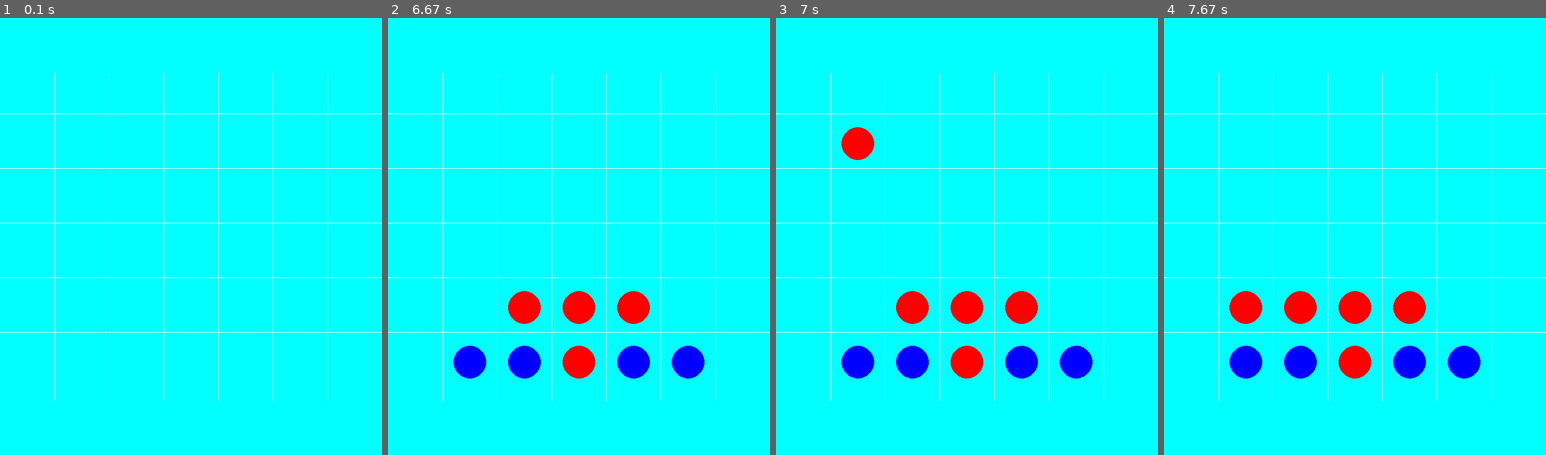
Above: before the commit, frames 1-4 (left to right).
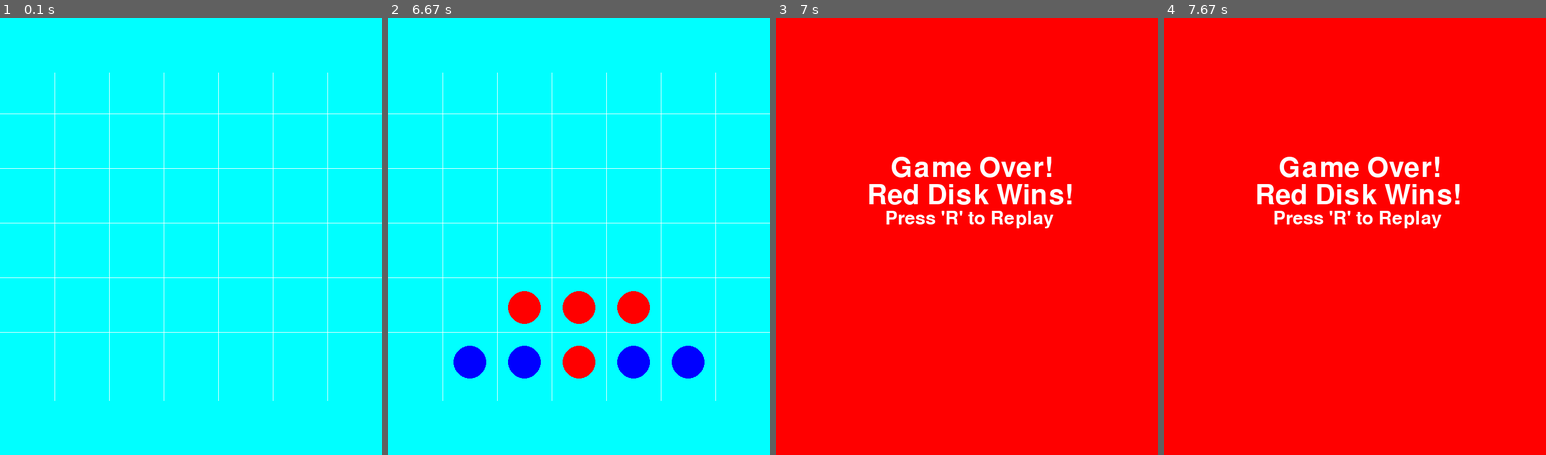
Above: after the commit, the same moments.

Repository: daniil-oliynyk/CSC290-Project
Game: pygame game, started from Main.py
Same seed, same stepped clock (60 frames per second), same inputs: the game is played once before the commit and once after it.
Inputs (mouse positions are in pixels of both pictures, inside the frame that each line leads up to):
- Up to frame 1 (0.1 s): no input
- Up to frame 2 (6.67 s): click (579, 236) at 0.4 s; click (636, 83) at 1.23 s; click (559, 350) at 1.9 s; click (525, 144) at 2.73 s; click (659, 157) at 3.63 s; click (666, 131) at 4.3 s; click (521, 363) at 5.07 s; click (460, 262) at 5.8 s
- Up to frame 3 (7 s): click (879, 385) at 6.8 s
- Up to frame 4 (7.67 s): no input

Frames 1-2 are identical in both runs. In frame 3, 97% of the frame differs, in the area x 0-100%, y 0-100%; in frame 4, 97%.

Commit message:
Added 2 custom end game screens with replay option

Diff:
--- a/Controller.py
+++ b/Controller.py
@@ -5,6 +5,27 @@
     def __init__(self, pygame) -> None:
         self.pygame = pygame
 
+
+
+    def go_replay_handler(self):
+        """
+        return true iff the user has pressed the R key
+        """
+        for event in self.pygame.event.get():
+            if event.type == pygame.KEYDOWN:
+                if event.key == pygame.K_r:
+                    return True
+        return False
+
+    def go_quit_handler(self):
+        """
+        return true iff the user has pressed the Q key
+        """
+        for event in self.pygame.event.get():
+            if event.type == pygame.KEYDOWN:
+                if event.key == pygame.K_q:
+                    return True
+        return False
 
     def check_quit(self):
         """
--- a/Main.py
+++ b/Main.py
@@ -8,16 +8,43 @@
 controller = Controller(pygame)
 view = View(win, pygame)
 model = Model(win, view, controller)
+pygame.display.set_caption('Line Up 4!')
 
-while controller.check_quit(): #loop iterates as long as user has not quit
+game_loop = True
+game_over = False
+#show_go_screen = False
+
+
+while game_loop: #loop iterates as long as user has not quit
     pygame.time.delay(50)
 
-    if(model.curr_disk == None):
+    if(controller.check_quit() is False):
+
+        game_loop = False
+
+
+    if(model.curr_disk == None ):
         disk_pos_x = controller.check_click() #receive position of mouse click
         if (disk_pos_x != None):
-            model.add_disk(disk_pos_x) #add the new disk
+            game_over = model.add_disk(disk_pos_x) #add the new disk
+
     model.change_colour() #changes the colour for the next disk
 
-    model.update_view() #model sends new data to the view
+    model.update_view(game_over) #model sends new data to the view
+
+    if(game_over is True):
+        if(controller.go_replay_handler() is True): #checking if R key is pressed to restart game
+            model.restart_model()
+            game_over = False
+            model.update_view(game_over)
+            #resets model and updates the view
+        if(controller.go_quit_handler() is True): #checking if Q key is pressed to quit
+            pygame.quit()
+
+#while show_go_screen:
+ #   model.set_game_over()
+  #  if(controller.check_quit() is False):
+   #     show_go_screen = False
+
 
 pygame.quit()
--- a/Model.py
+++ b/Model.py
@@ -25,11 +25,32 @@
                            [None, None, None, None, None, None],[None, None, None, None, None, None],\
                            [None, None, None, None, None, None]]
 
-    def update_view(self) -> None:
+
+
+
+
+    def restart_model(self) -> None:
+        """
+        Restarts the model to the default
+        """
+        print("restarting model")
+        self.curr_disk = None
+        self.curr_colour = red
+        self.game_board = [[None, None, None, None, None, None],[None, None, None, None, None, None],\
+                           [None, None, None, None, None, None],[None, None, None, None, None, None],\
+                           [None, None, None, None, None, None],[None, None, None, None, None, None],\
+                           [None, None, None, None, None, None]]
+
+
+    def update_view(self,game_over) -> None:
         """
         Send the game view the game board to display.
         """
-        self.game_view.display(self.game_board)
+        self.game_view.display(self.game_board,game_over,self.curr_colour)
+
+    def get_colour(self):
+        return self.curr_colour
+
 
     def change_colour(self) -> None:
         """
@@ -43,7 +64,7 @@
                 self.curr_colour = red
             self.curr_disk = None
 
-    def add_disk(self, disk_pos_x) -> None:
+    def add_disk(self, disk_pos_x) -> bool:
         """
         Add new disk to the game board using the position of the mouse click.
         Then check if that new disk has won the game.
@@ -56,4 +77,6 @@
             self.game_board[col][row] = self.curr_disk #insert disk in the proper location on the board
             self.curr_disk.set_up_disk(self.game_board) #connect the disk to all surrounding disks on the board
             if (self.curr_disk.check_win()): #check if the disk has won the game
-                print("Win!!!")
+                return True
+            return False
+        return False
--- a/View.py
+++ b/View.py
@@ -1,35 +1,68 @@
 import pygame
 
 class View:
+
+
+
 
     def __init__(self, win, pygame) -> None:
         self.pygame = pygame
         self.win = win
 
-    def display(self, game_board) -> None:
+
+
+    def display(self, game_board,game_over, colour) -> None:
         """
         Display all the game board data on the pygame view.
         """
-        #background is a light blue
-        self.win.fill((0,255,255))
-        #vertical lines
-        self.pygame.draw.line(self.win,(255,255,255), (100,100),(100,700))
-        self.pygame.draw.line(self.win,(255,255,255), (200,100),(200,700))
-        self.pygame.draw.line(self.win,(255,255,255), (300,100),(300,700))
-        self.pygame.draw.line(self.win,(255,255,255), (400,100),(400,700))
-        self.pygame.draw.line(self.win,(255,255,255), (500,100),(500,700))
-        self.pygame.draw.line(self.win,(255,255,255), (600,100),(600,700))
-        #horizontal lines
-        self.pygame.draw.line(self.win,(255,255,255), (0,175), (700,175))
-        self.pygame.draw.line(self.win,(255,255,255), (0,275), (700,275))
-        self.pygame.draw.line(self.win,(255,255,255), (0,375), (700,375))
-        self.pygame.draw.line(self.win,(255,255,255), (0,475), (700,475))
-        self.pygame.draw.line(self.win,(255,255,255), (0,575), (700,575))
 
-        #Draw all the disks from the board on the pygame view
-        for col in game_board:
-            for disk in col:
-                if disk != None:
-                    disk.draw()
+
+        if(game_over is True): #displays an end game screen when one of the playes has won
+            if (colour == (255,0,0)): #if red disk wins
+                self.win.fill((255,0,0))
+                font = pygame.font.SysFont("Comic Sans",75) #font used for Game Over and Red Disk Wins
+                game_over_text = font.render("Game Over!",1,(255,255,255))
+                self.win.blit(game_over_text, (420/2,500/2))
+                p1 = font.render("Red Disk Wins!",1,(255,255,255))
+                self.win.blit(p1,(335/2, 600/2)) #displays the text after rendering
+                font2 = pygame.font.SysFont("Comic Sans",50) #different font needed because of smaller font size
+                replay1 = font2.render("Press 'R' to Replay",1,(255,255,255))
+                self.win.blit(replay1,(400/2,700/2))
+
+            elif (colour == (0,0,255)): #if blue disk wins
+                #same as if red disk wins
+                self.win.fill((0,0,255))
+                font = pygame.font.SysFont("Comic Sans",75)
+                text = font.render("Game Over!",1,(255,255,255))
+                self.win.blit(text, (420/2,500/2))
+                p2 = font.render("Blue Disk Wins!",1,(255,255,255))
+                self.win.blit(p2,(335/2, 600/2))
+                font2 = pygame.font.SysFont("Comic Sans",50)
+                replay2 = font2.render("Press 'R' to Replay",1,(255,255,255))
+                self.win.blit(replay2,(200/2,700/2))
+
+
+        elif(game_over is False):
+            #background is a light blue
+            self.win.fill((0,255,255))
+            #vertical lines
+            self.pygame.draw.line(self.win,(255,255,255), (100,100),(100,700))
+            self.pygame.draw.line(self.win,(255,255,255), (200,100),(200,700))
+            self.pygame.draw.line(self.win,(255,255,255), (300,100),(300,700))
+            self.pygame.draw.line(self.win,(255,255,255), (400,100),(400,700))
+            self.pygame.draw.line(self.win,(255,255,255), (500,100),(500,700))
+            self.pygame.draw.line(self.win,(255,255,255), (600,100),(600,700))
+            #horizontal lines
+            self.pygame.draw.line(self.win,(255,255,255), (0,175), (700,175))
+            self.pygame.draw.line(self.win,(255,255,255), (0,275), (700,275))
+            self.pygame.draw.line(self.win,(255,255,255), (0,375), (700,375))
+            self.pygame.draw.line(self.win,(255,255,255), (0,475), (700,475))
+            self.pygame.draw.line(self.win,(255,255,255), (0,575), (700,575))
+
+            #Draw all the disks from the board on the pygame view
+            for col in game_board:
+                for disk in col:
+                    if disk != None:
+                        disk.draw()
 
         self.pygame.display.update()
